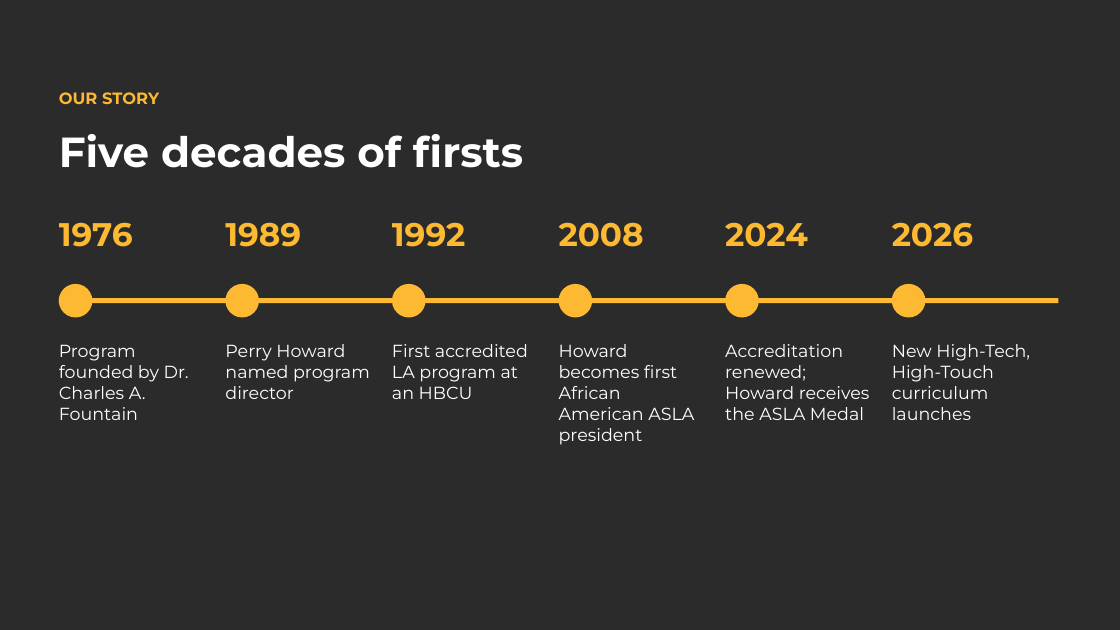
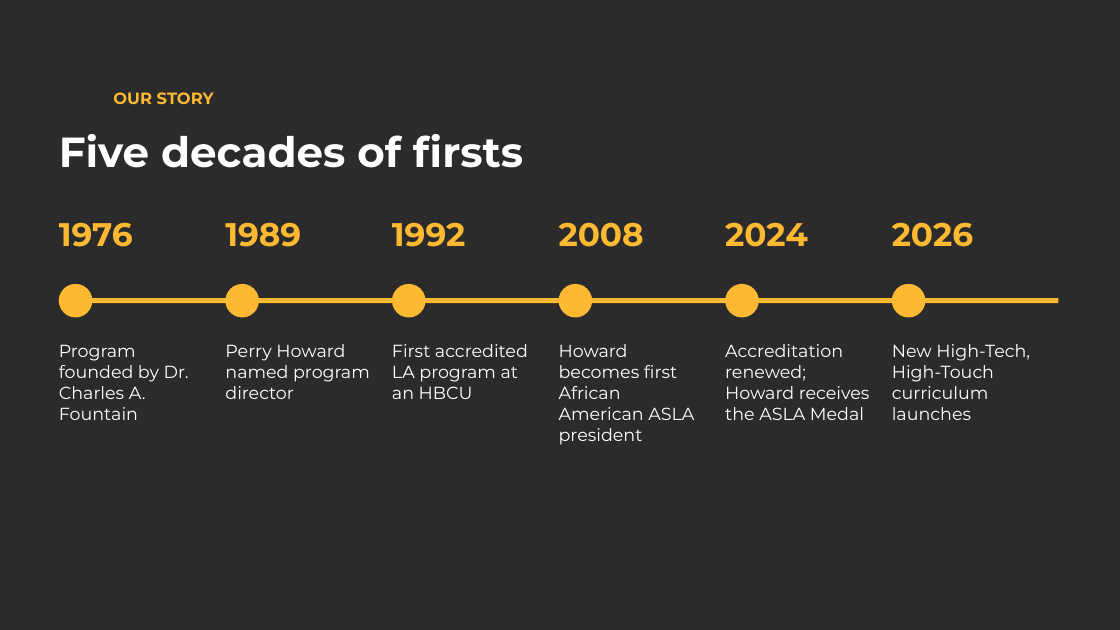
Before and after one commit to ncatlandarch-droid/ncat-landreth-farm-expansion, a slide deck: slide 5 of recruiting/NCAT_Landscape_Architecture_Recruiting.pptx (slide 4 before the commit). Drawn at 1120x630 pixels with LibreOffice and Linux fonts; fonts in the diff are those of the drawing; background and template pictures are left out; a plain dark background stands for a picture behind light text. Boxes give left, top, right and bottom in pixels: in the first picture for what was removed or moved away, otherwise in the second. Text is boxed around its words. In the diff, an @@ line names an element or a change of style, - is before the commit and + after.

```diff
--- a/recruiting/NCAT_Landscape_Architecture_Recruiting.pptx
+++ b/recruiting/NCAT_Landscape_Architecture_Recruiting.pptx
@@ text "OUR STORY": place and size @@
-text "OUR STORY" at bbox=[59, 92, 159, 104]
+text "OUR STORY" at bbox=[113, 92, 214, 104]
```
Also in this commit, not shown: 5 slides added, 1 slide removed.
